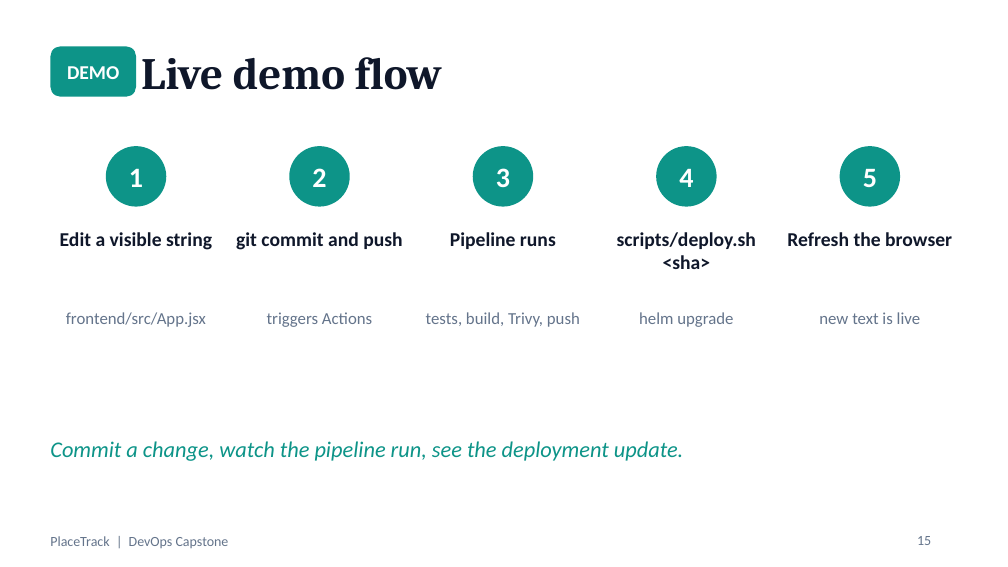
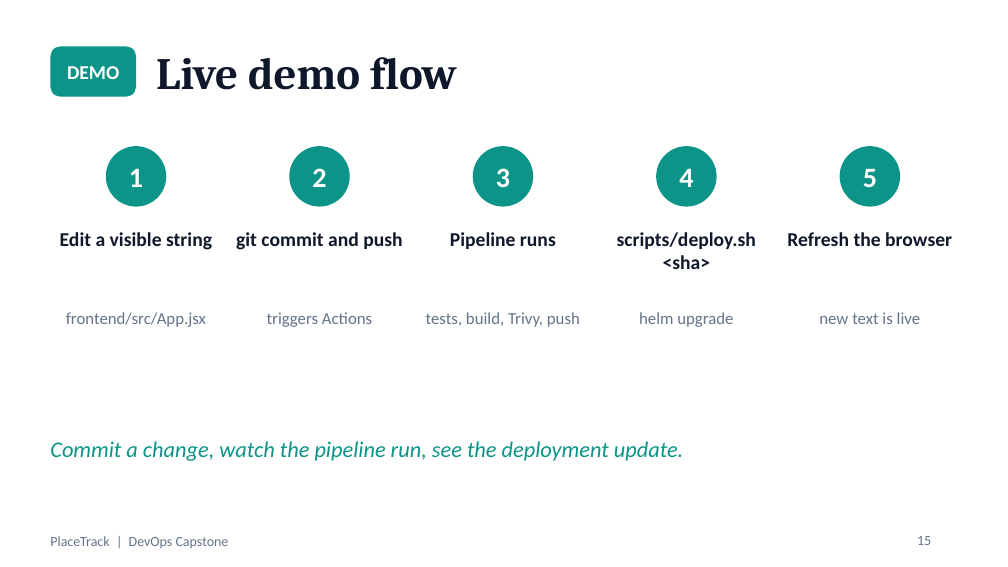
Before and after one commit to Raghavendra1729-cell/placetrack-devops-capstone, a slide deck: slide 15 of docs/PlaceTrack-Capstone.pptx. Drawn at 1008x567 pixels with LibreOffice and Linux fonts; fonts in the diff are those of the drawing. Boxes give left, top, right and bottom in pixels: in the first picture for what was removed or moved away, otherwise in the second. Text is boxed around its words. In the diff, an @@ line names an element or a change of style, - is before the commit and + after.

Commit message:
Fix spacing and wording in the deck and clean the file properties

```diff
--- a/docs/PlaceTrack-Capstone.pptx
+++ b/docs/PlaceTrack-Capstone.pptx
@@ title "Live demo flow": place and size @@
-title "Live demo flow" at (141,57,442,90)
+title "Live demo flow" at (156,57,457,90)
```
Also in this commit, not shown: 3 other slides changed.
